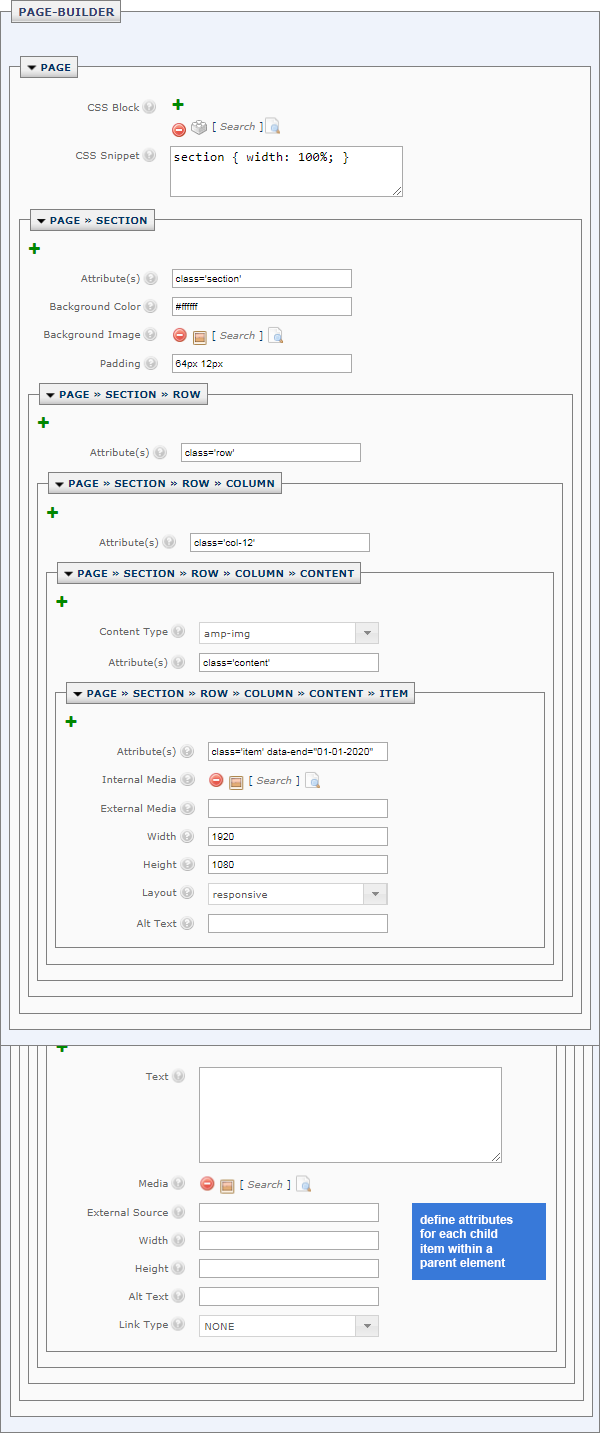
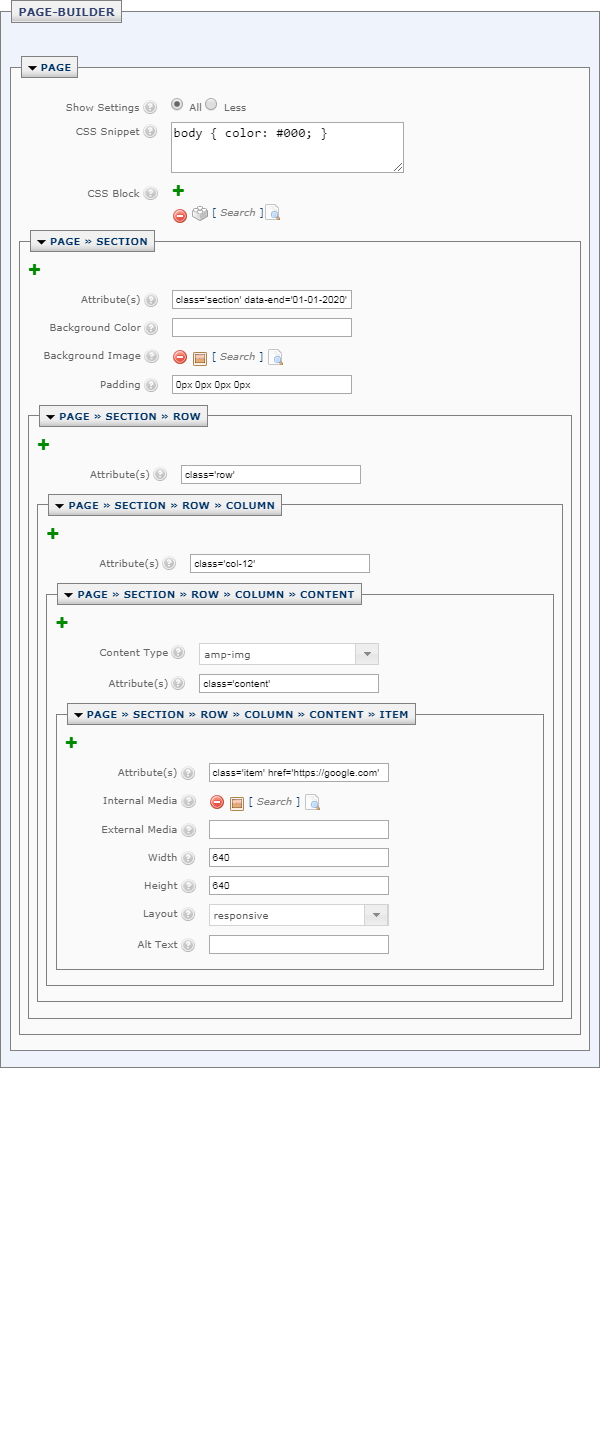
Before/after of a (600, 1433) layered artwork. What changed in the layer stack:
painted on "image" (1st of 2, in "V2") over [1, 0, 599, 1068]
hid group "V1" (55 layers) over [0, 0, 600, 1433]
